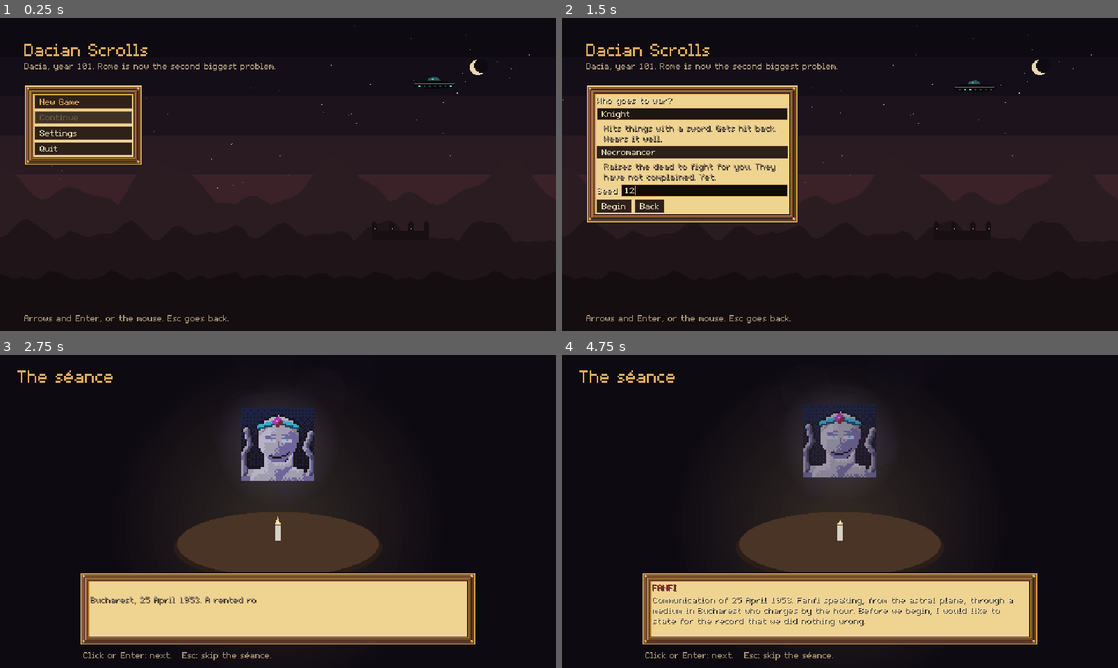
Above: before the commit, frames 1-4 (two rows, left to right).
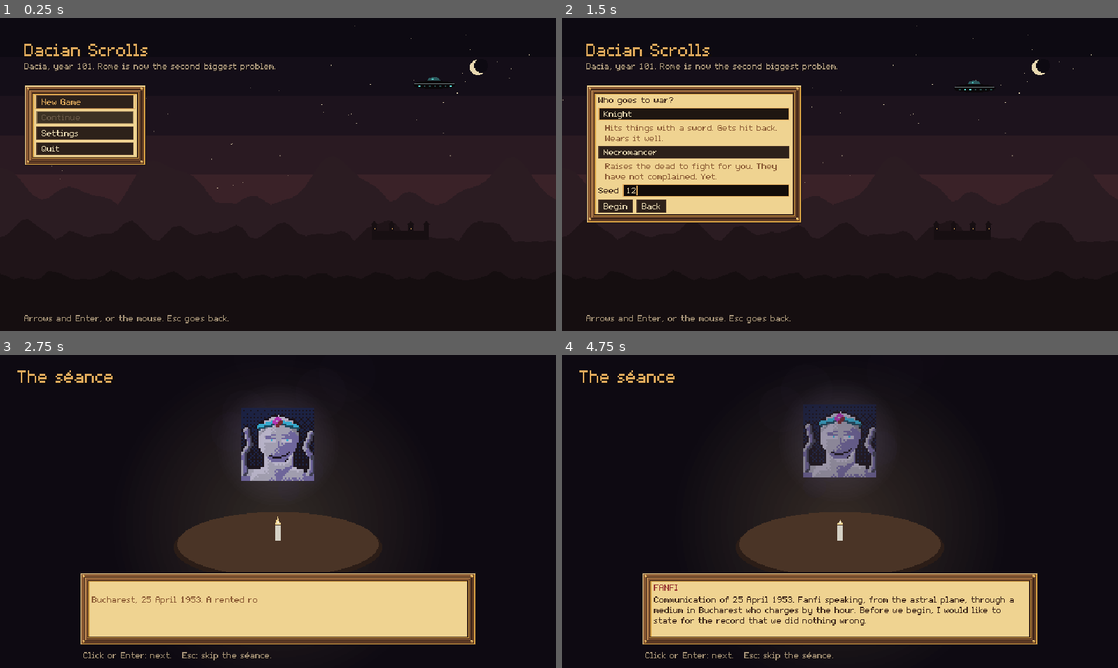
Above: after the commit, the same moments.

Repository: MinuneIonel/Dacian-Scrolls
Game: Godot game, scene res://src/main.tscn
Two runs of this game, one before a commit and one after it. Both use one fixed random seed, a clock stepped at 60 frames per second and the inputs below.
Inputs (mouse positions are in pixels of both pictures, inside the frame that each line leads up to):
- Up to frame 1 (0.25 s): no input
- Up to frame 2 (1.5 s): click "New Game" at 0.5 s; click (706, 190) at 1.27 s; type "12" at 1.35 s
- Up to frame 3 (2.75 s): click "Begin" at 2 s
- Up to frame 4 (4.75 s): click "Party" at 2.75 s; click "Scroll" at 3.5 s; tap Enter (ui_accept) at 4.25, 4.52 s; move the mouse to (962, 495) at 4.27 s; hold Right (ui_right) from 4.28 s (still down); tap 1 at 4.35 s; click (962, 495) at 4.42 s

The runs differ from the first frame. In frame 1, 0.8% of the frame differs, in the area x 5-27%, y 21-47%; in frame 2, 2.5%, in the area x 6-44%, y 21-66%; in frame 3, 0.4%; in frame 4, 2.0%.

Commit message:
UiKit: panels keep dark ink text (menu new-game and seance read light-on-parchment); 14 px side padding
The theme_changed handler read a stale theme cache and switched some panels back to the base
theme. Decide from the override or the panel theme instead.

Co-Authored-By: Claude Opus 5.5 <noreply@anthropic.com>
Claude-Session: https://claude.ai/code/session_01DAT87uGbrKohxGViHx9q5c

Diff:
--- a/src/ui/kit/ui_kit.gd
+++ b/src/ui/kit/ui_kit.gd
@@ -171,7 +171,11 @@
 	return p
 
 static func _sync_panel_ink(p: PanelContainer) -> void:
-	var want: Theme = panel_theme() if p.get_theme_stylebox(&"panel") is StyleBoxTexture else theme()
+	# Not p.get_theme_stylebox() alone: during theme_changed the item cache can still be stale
+	# (the menu's panels read the engine default there and lost their ink). Overrides are not cached.
+	var sb: StyleBox = p.get_theme_stylebox(&"panel") if p.has_theme_stylebox_override(&"panel") \
+		else panel_theme().get_stylebox(&"panel", &"PanelContainer")
+	var want: Theme = panel_theme() if sb is StyleBoxTexture else theme()
 	if p.theme != want: p.theme = want
 
 ## The theme of panel(): the game theme plus ink text for the parchment centre. Without the
@@ -251,6 +255,8 @@
 		st.texture = Assets.tex(&"ui_panel")
 		st.set_texture_margin_all(12)
 		st.set_content_margin_all(12)
+		# The parchment starts 11 px in: 14 keeps the first glyph off the dark inner border.
+		st.content_margin_left = 14; st.content_margin_right = 14
 		return st
 	var s := _box(UMBER_DARK, BRONZE, 1)
 	s.set_content_margin_all(8)
--- a/tests/integration/test_ui_kit.gd
+++ b/tests/integration/test_ui_kit.gd
@@ -55,3 +55,19 @@
 	await wait_frames(2)
 	assert_between(layer.count(), 1, ToastLayer.MAX_SHOWN)
 	layer.free()
+
+## The menu builds panels inside a themed column: their labels must still read in panel ink.
+func test_panel_labels_keep_ink_inside_a_themed_column() -> void:
+	var root := Control.new()
+	root.theme = UiKit.theme()
+	add_child(root)
+	var column := VBoxContainer.new()
+	root.add_child(column)
+	var p: PanelContainer = UiKit.panel()
+	var l: Label = UiKit.label("title")
+	p.add_child(l)
+	column.add_child(p)
+	await wait_frames(1)
+	assert_eq(p.theme, UiKit.panel_theme())
+	assert_eq(l.get_theme_color(&"font_color"), UiKit.PANEL_INK)
+	root.free()
